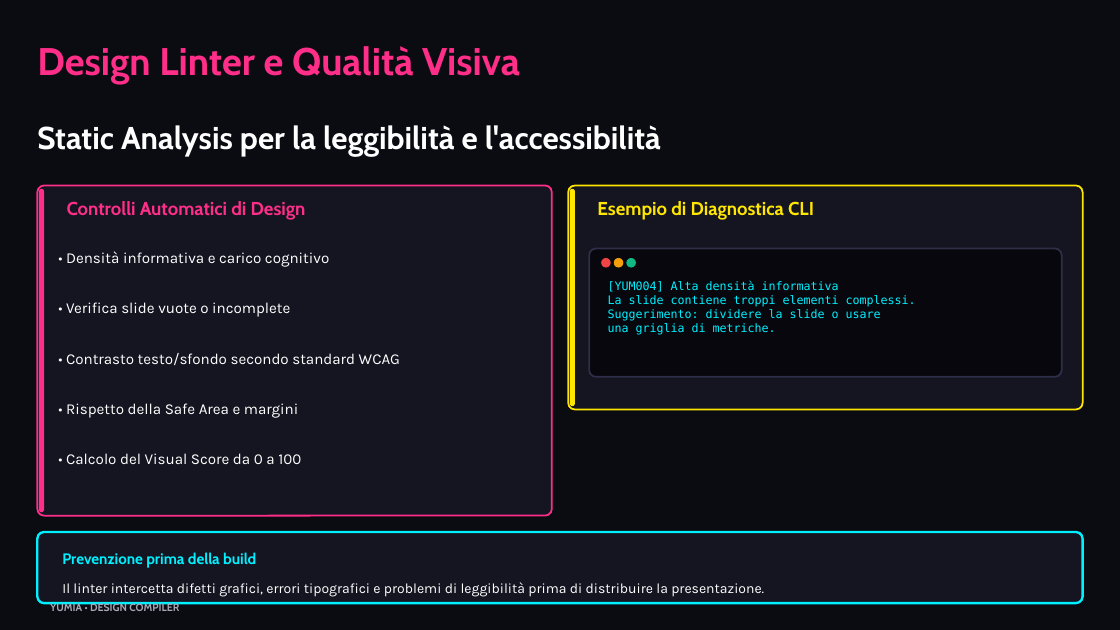
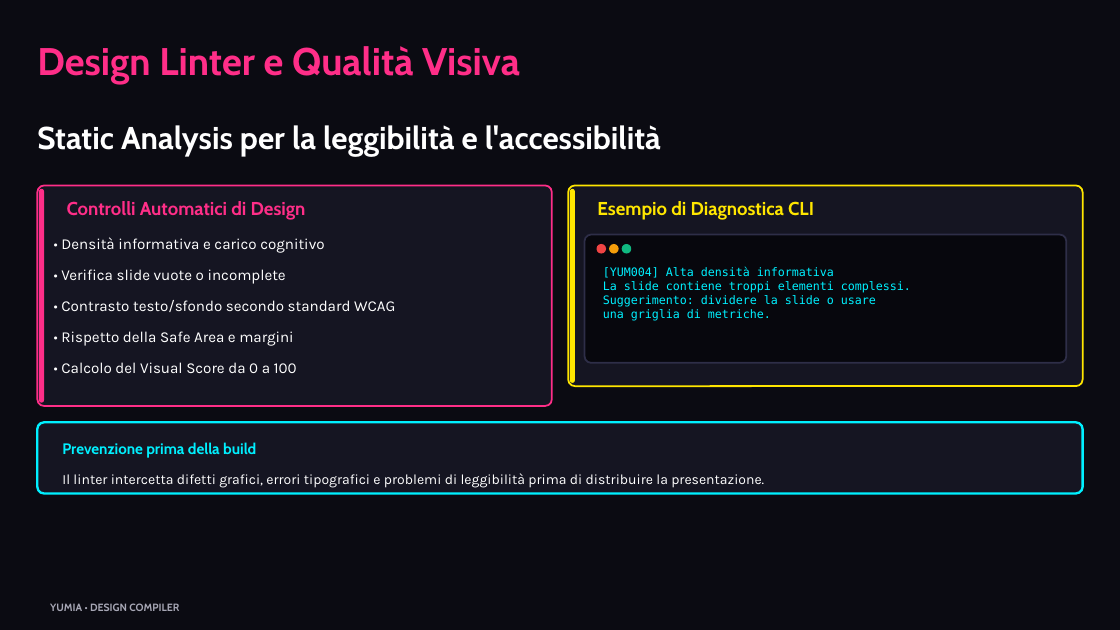
Before and after one commit to biagio-scaglia/Yumia-MD, a slide deck: slide 9 of presentation.pptx. Drawn at 1120x630 pixels with LibreOffice and Linux fonts; fonts in the diff are those of the drawing. Boxes give left, top, right and bottom in pixels: in the first picture for what was removed or moved away, otherwise in the second. Text is boxed around its words. In the diff, an @@ line names an element or a change of style, - is before the commit and + after.

Commit message:
fix(layout,html): prevent grid cards from overflowing slide height
Tighten paragraph/list estimates, densify card packing, and equalize row heights so uneven bullet columns stay closed within 16:9.

```diff
--- a/presentation.pptx
+++ b/presentation.pptx
@@ rounded rectangle at [37, 186, 551, 406]: proportions changed @@
@@ rounded rectangle: place and size @@
-rounded rectangle at [37, 186, 551, 516]
+rounded rectangle at [37, 186, 551, 406]
@@ rounded rectangle: place and size @@
-rounded rectangle at [39, 189, 44, 513]
+rounded rectangle at [39, 189, 44, 402]
@@ rounded rectangle: place and size @@
-rounded rectangle at [568, 186, 1082, 410]
+rounded rectangle at [568, 186, 1082, 386]
@@ rounded rectangle at [568, 186, 1082, 386]: proportions changed @@
@@ rounded rectangle: place and size @@
-rounded rectangle at [570, 189, 575, 407]
+rounded rectangle at [570, 189, 575, 383]
@@ text "• Densità informativa e carico ...": place and size @@
-text "• Densità informativa e carico ..." at [66, 251, 329, 267]
+text "• Densità informativa e carico ..." at [61, 237, 324, 253]
@@ rounded rectangle: place and size @@
-rounded rectangle at [589, 249, 1061, 377]
+rounded rectangle at [585, 234, 1067, 363]
@@ text "• Verifica slide vuote o ...": place and size @@
-text "• Verifica slide vuote o ..." at [66, 302, 290, 317]
+text "• Verifica slide vuote o ..." at [61, 269, 286, 284]
@@ text "[YUM004] Alta densità informativa": place and size @@
-text "[YUM004] Alta densità informativa" at [608, 281, 916, 335]
+text "[YUM004] Alta densità informativa" at [603, 267, 911, 321]
@@ 3 ellipses: place and size @@
-3 ellipses at [602, 259, 635, 267]
+3 ellipses at [597, 245, 631, 253]
@@ text "• Contrasto testo/sfondo secondo standard ...": place and size @@
-text "• Contrasto testo/sfondo secondo standard ..." at [66, 353, 400, 365]
+text "• Contrasto testo/sfondo secondo standard ..." at [61, 300, 395, 312]
@@ text "• Rispetto della Safe Area ...": place and size @@
-text "• Rispetto della Safe Area ..." at [66, 403, 298, 418]
+text "• Rispetto della Safe Area ..." at [61, 331, 293, 346]
@@ text "• Calcolo del Visual Score ...": place and size @@
-text "• Calcolo del Visual Score ..." at [66, 453, 301, 464]
+text "• Calcolo del Visual Score ..." at [61, 362, 297, 373]
@@ 2 texts, 1 rounded rectangle: place and size @@
-2 texts, 1 rounded rectangle at [37, 532, 1082, 603]
+2 texts, 1 rounded rectangle at [37, 423, 1082, 494]
```
Also in this commit, not shown: 12 other slides changed, 6 other files.
